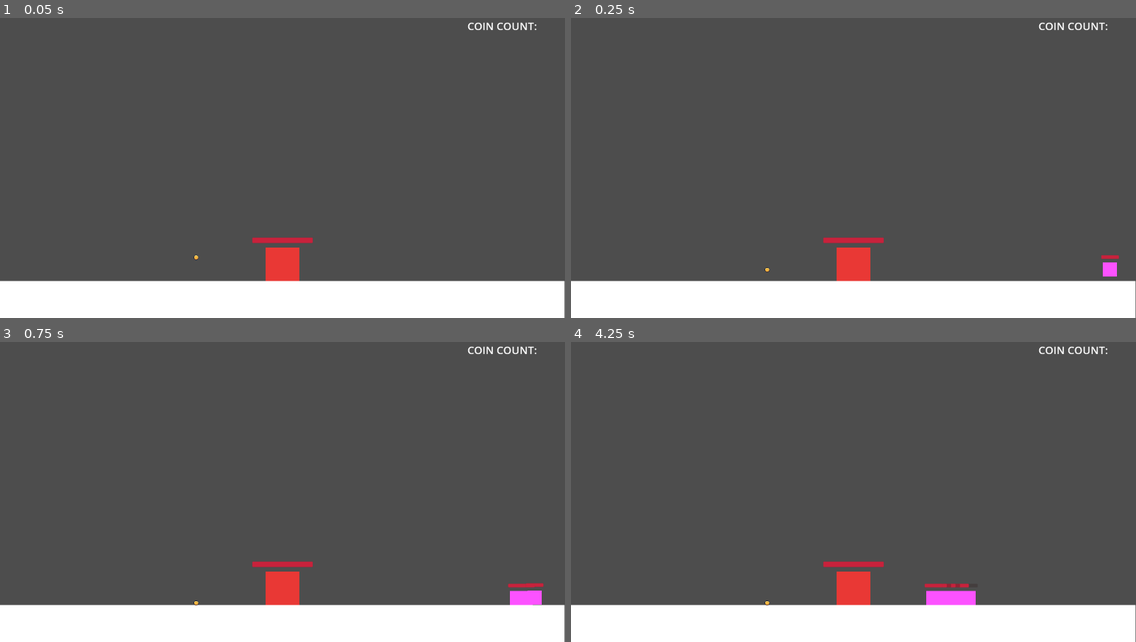
Above: before the commit, frames 1-4 (two rows, left to right).
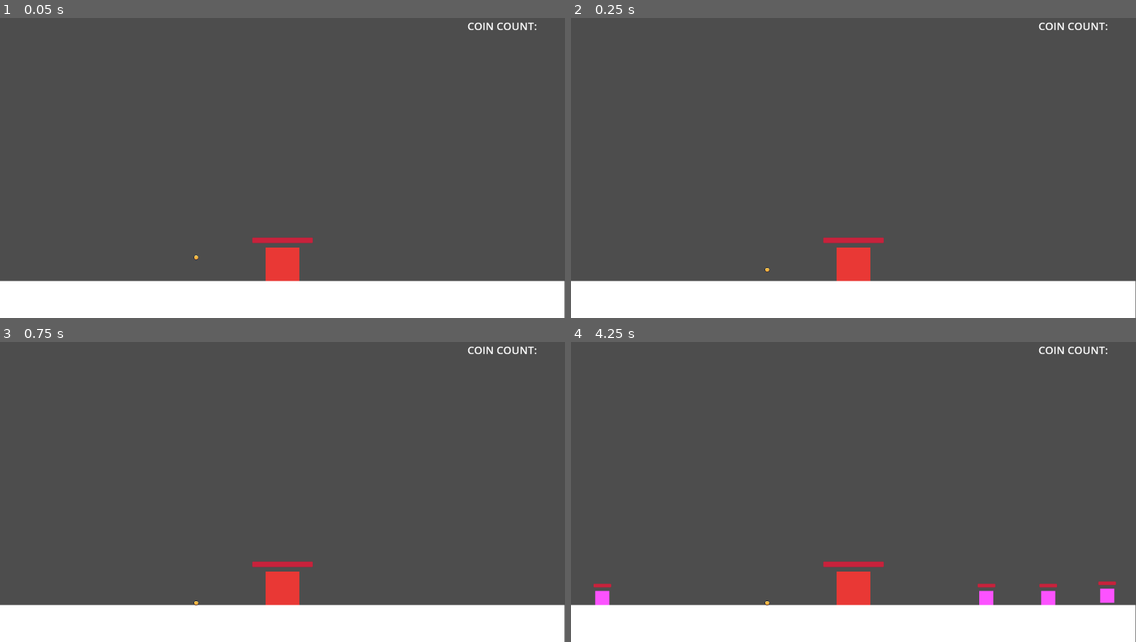
Above: after the commit, the same moments.

Repository: Caneris/Foxhold
Game: Godot game, scene res://scenes/main.tscn
Same seed, same stepped clock (60 frames per second), same inputs: the game is played once before the commit and once after it.
Inputs (mouse positions are in pixels of both pictures, inside the frame that each line leads up to):
- Up to frame 1 (0.05 s): no input
- Up to frame 2 (0.25 s): no input
- Up to frame 3 (0.75 s): drag from (282, 588) to (536, 597) at 0.52 s
- Up to frame 4 (4.25 s): tap Enter at 1.25 s; drag from (1102, 597) to (853, 588) at 1.27 s; move the mouse to (1056, 597) at 2.02 s; click (1056, 597) at 2.17 s; drag from (1017, 597) to (684, 435) at 2.77 s; drag from (972, 597) to (881, 483) at 3.52 s

Frame 1 is identical in both runs. In frame 2, 0.2% of the frame differs, in the area x 93-97%, y 79-87%; in frame 3, 0.4%; in frame 4, 1.2%, in the area x 4-97%, y 79-88%.

Commit message:
use random spawn intervals for enemy spawner

Diff:
--- a/scenes/enemy_spawner.tscn
+++ b/scenes/enemy_spawner.tscn
@@ -6,4 +6,7 @@
 [node name="EnemySpawner" type="Node2D"]
 script = ExtResource("1_ks1gq")
 enemy_scene = ExtResource("2_devoi")
+spawn_interval_min = 0.2
+spawn_interval_max = 2.0
+break_interval = 8.0
 spawn_points_path = Array[NodePath]([NodePath(""), NodePath("")])
--- a/scenes/main.tscn
+++ b/scenes/main.tscn
@@ -37,7 +37,6 @@
 
 [node name="EnemySpawner" parent="." instance=ExtResource("4_jyhfs")]
 position = Vector2(-0.411221, 331.536)
-spawn_interval = 0.2
 break_interval = 10.0
 spawn_points_path = Array[NodePath]([NodePath("Position1"), NodePath("Position2")])
 enemy_container_path = NodePath("../EnemyContainer")
--- a/scripts/enemy_spawner.gd
+++ b/scripts/enemy_spawner.gd
@@ -1,7 +1,10 @@
 extends Node2D
 
 @export var enemy_scene : PackedScene
-@export var spawn_interval : float = 1.0
+#@export var spawn_interval : float = 1.0
+@export var spawn_interval_min : float = 1.0
+@export var spawn_interval_max : float = 1.0
+
 @export var break_interval : float = 5.0
 @export var spawn_points_path : Array[NodePath] = []
 @export var enemy_container_path : NodePath
@@ -40,7 +43,7 @@
 	spawn_timer = Timer.new()
 	add_child(spawn_timer)
 	spawn_timer.timeout.connect(_on_spawn_timer_timeout)
-	spawn_timer.wait_time = spawn_interval
+	spawn_timer.wait_time = randf_range(spawn_interval_min, spawn_interval_max)
 	spawn_timer.one_shot = spawn_timer_one_shot
 
 
@@ -66,6 +69,7 @@
 	if n_current < n_this_wave:
 		var spawn_index : int = randi_range(0, 1)
 		spawn_enemy(spawn_index)
+		spawn_timer.wait_time = randf_range(spawn_interval_min, spawn_interval_max)
 	else:
 		spawn_timer.stop()
 
